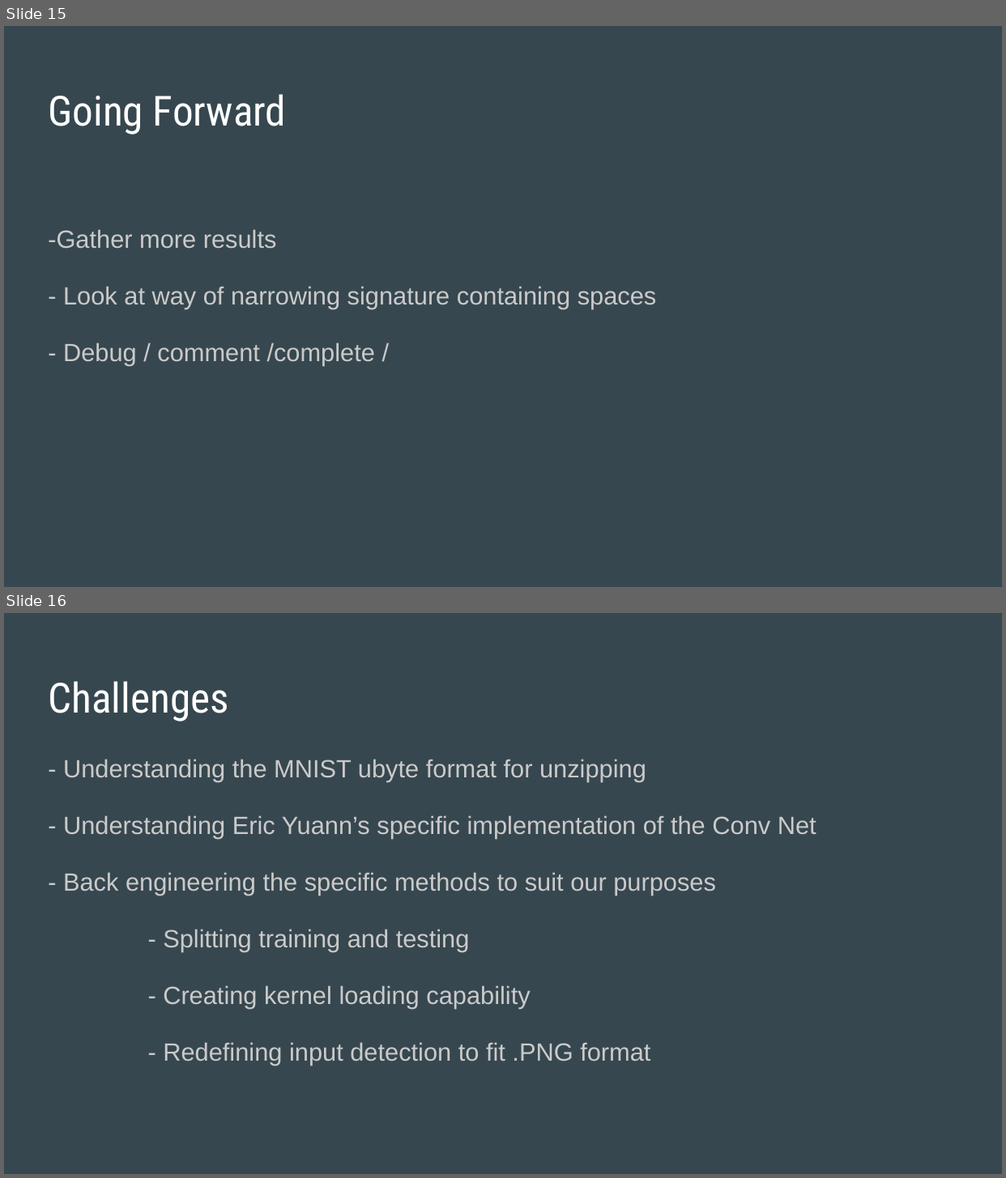
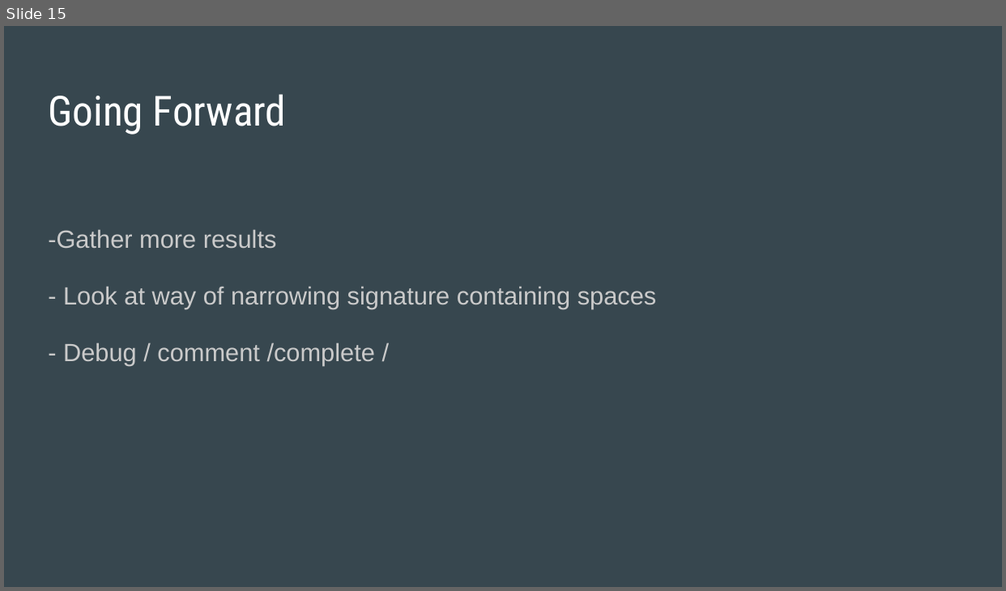
Before and after one commit to InhyukLee/CS461, a slide deck: Documentation/Group_Documentation/Spring_Progress_Report/video/CDK Data Stream AI Spring Progress Report.pptx. Shown one above the other, each under a label of ours: slides 15 and 16 before the commit, slide 15 after it. The pictures are 1006x1178 and 1006x591 pixels, drawn with LibreOffice and Linux fonts; fonts in the diff are those of the drawing. Boxes give left, top, right and bottom in pixels: in the first picture for what was removed or moved away, otherwise in the second. Text is boxed around its words. In the diff, an @@ line names an element or a change of style, - is before the commit and + after.

```diff
--- a/Documentation/Group_Documentation/Spring_Progress_Report/video/CDK Data Stream AI Spring Progress Report.pptx
+++ b/Documentation/Group_Documentation/Spring_Progress_Report/video/CDK Data Stream AI Spring Progress Report.pptx
@@ slide 16 removed at (4,613,1002,1174), background #37474F @@
@@ title removed at (48,681,228,722) @@
-Challenges
@@ text removed at (63,759,816,1065) @@
-- Understanding the MNIST ubyte format for unzipping
-- Understanding Eric Yuann’s specific implementation of the Conv Net
-- Back engineering the specific methods to suit our purposes
-- Splitting training and testing
-- Creating kernel loading capability
-- Redefining input detection to fit .PNG format
```
Also in this commit, not shown: 1 other slide removed.
